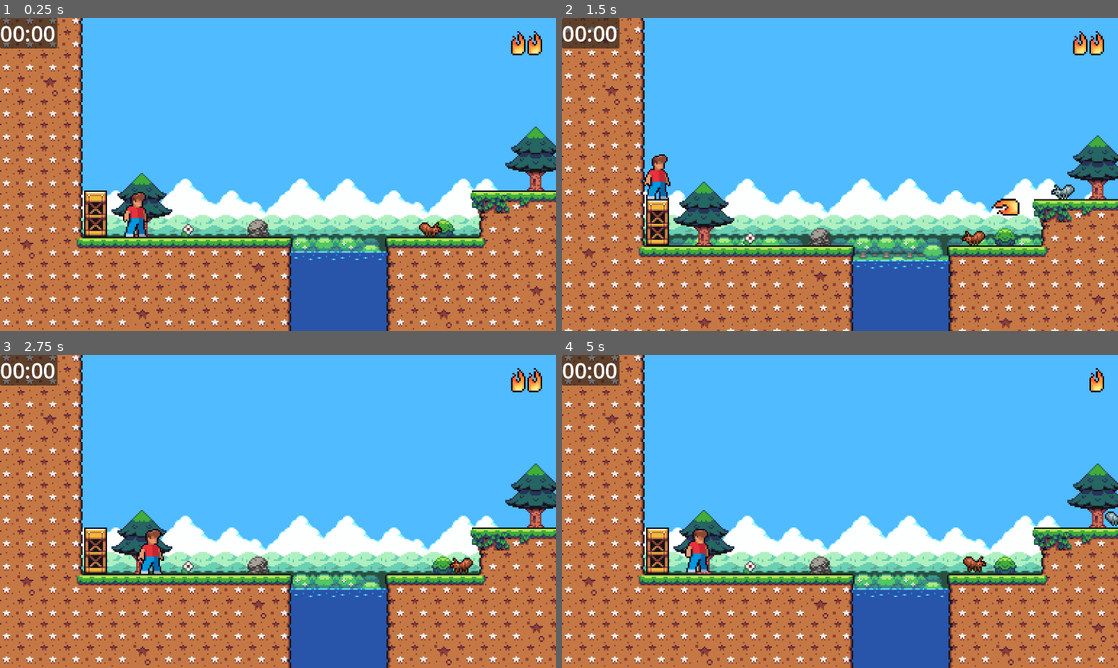
Above: before the commit, frames 1-4 (two rows, left to right).
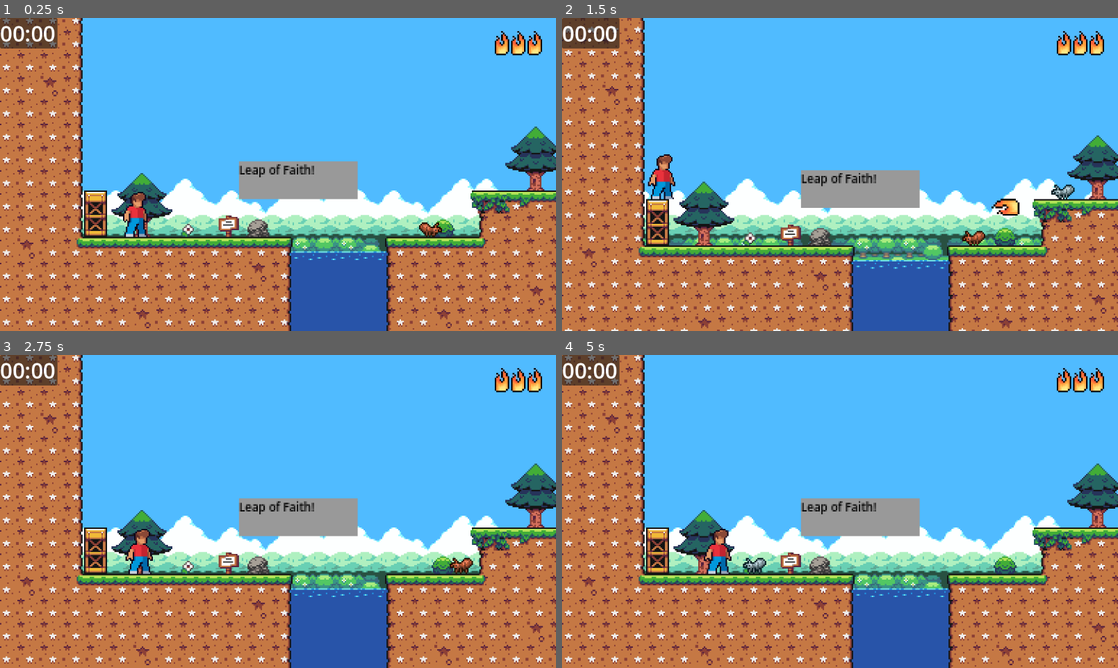
Above: after the commit, the same moments.

Repository: levi-wj/CSE310-group
Game: Godot game, scene res://Levels/Spring_Level_3.tscn
Same seed, same stepped clock (60 frames per second), same inputs: the game is played once before the commit and once after it. This scene is started directly instead of the project's main scene.
Inputs:
- Up to frame 1 (0.25 s): no input
- Up to frame 2 (1.5 s): tap Enter (ui_accept) at 0.5, 0.77 s; hold Right (bullet_right) from 0.53 s (still down)
- Up to frame 3 (2.75 s): tap Enter (ui_accept) at 1.52 s; release Right (bullet_right) at 2.03 s; hold Left (bullet_left) from 2.03 s (still down)
- Up to frame 4 (5 s): release Left (bullet_left) at 2.78 s; hold Right (bullet_right) 2.78-4.28 s; tap Enter (ui_accept) at 3.02, 3.77, 4.52 s; hold Left (bullet_left) from 4.28 s (still down)

The runs differ from the first frame. In frame 1, 3.0% of the frame differs, in the area x 39-92%, y 4-70%; in frame 2, 3.4%; in frame 3, 3.7%; in frame 4, 4.4%, in the area x 22-100%, y 4-70%.

Commit message:
Add signs to make level playable

Diff:
--- a/Levels/Spring_Level_3.tscn
+++ b/Levels/Spring_Level_3.tscn
@@ -1,12 +1,14 @@
-[gd_scene load_steps=8 format=3 uid="uid://c8fef1wch8cqk"]
+[gd_scene load_steps=10 format=3 uid="uid://c8fef1wch8cqk"]
 
 [ext_resource type="PackedScene" uid="uid://wm4bk2rbs87w" path="res://tile_map.tscn" id="1_srjdm"]
 [ext_resource type="Texture2D" uid="uid://v28nsinh2uux" path="res://sprites/bg/SpringBG.png" id="2_nkgjo"]
-[ext_resource type="PackedScene" path="res://bullets_left_ui.tscn" id="3_t862g"]
+[ext_resource type="PackedScene" uid="uid://cj762gt4yv1h" path="res://bullets_left_ui.tscn" id="3_t862g"]
 [ext_resource type="PackedScene" uid="uid://by7lyy60j2myw" path="res://character.tscn" id="4_myabu"]
 [ext_resource type="PackedScene" uid="uid://dcfyh40g6up8i" path="res://ant_gray.tscn" id="5_fipa2"]
-[ext_resource type="PackedScene" path="res://deathBox.tscn" id="6_xjmmi"]
+[ext_resource type="PackedScene" uid="uid://jpg8i054h142" path="res://deathBox.tscn" id="6_xjmmi"]
 [ext_resource type="PackedScene" uid="uid://dk2llwpqfi67w" path="res://ant_red.tscn" id="7_nqvle"]
+[ext_resource type="PackedScene" uid="uid://blipys2swgkna" path="res://sign.tscn" id="8_inrxl"]
+[ext_resource type="PackedScene" path="res://next_level.tscn" id="9_cu47j"]
 
 [node name="Spring_Level" type="Node2D"]
 metadata/_edit_horizontal_guides_ = []
@@ -47,7 +49,8 @@
 
 [node name="CharacterBody2D" parent="." instance=ExtResource("4_myabu")]
 position = Vector2(-106, 38)
-BULLET_KNOCKBACK = 250
+MAX_BULLETS = 3
+BULLET_KNOCKBACK = 200
 CAMERA_LEFT_LIMIT = -200
 CAMERA_TOP_LIMIT = -650
 CAMERA_RIGHT_LIMIT = 1535
@@ -98,3 +101,18 @@
 [node name="Ant_Gray6" parent="." instance=ExtResource("5_fipa2")]
 position = Vector2(183, -338)
 DETECTS_EDGE = false
+
+[node name="Sign" parent="." instance=ExtResource("8_inrxl")]
+position = Vector2(-42, 48)
+text = "Leap of Faith!"
+
+[node name="Sign2" parent="." instance=ExtResource("8_inrxl")]
+position = Vector2(858, 16)
+text = "-->"
+
+[node name="Sign3" parent="." instance=ExtResource("8_inrxl")]
+position = Vector2(906, -352)
+text = "-->"
+
+[node name="Next_level" parent="." instance=ExtResource("9_cu47j")]
+position = Vector2(1444, -2)
